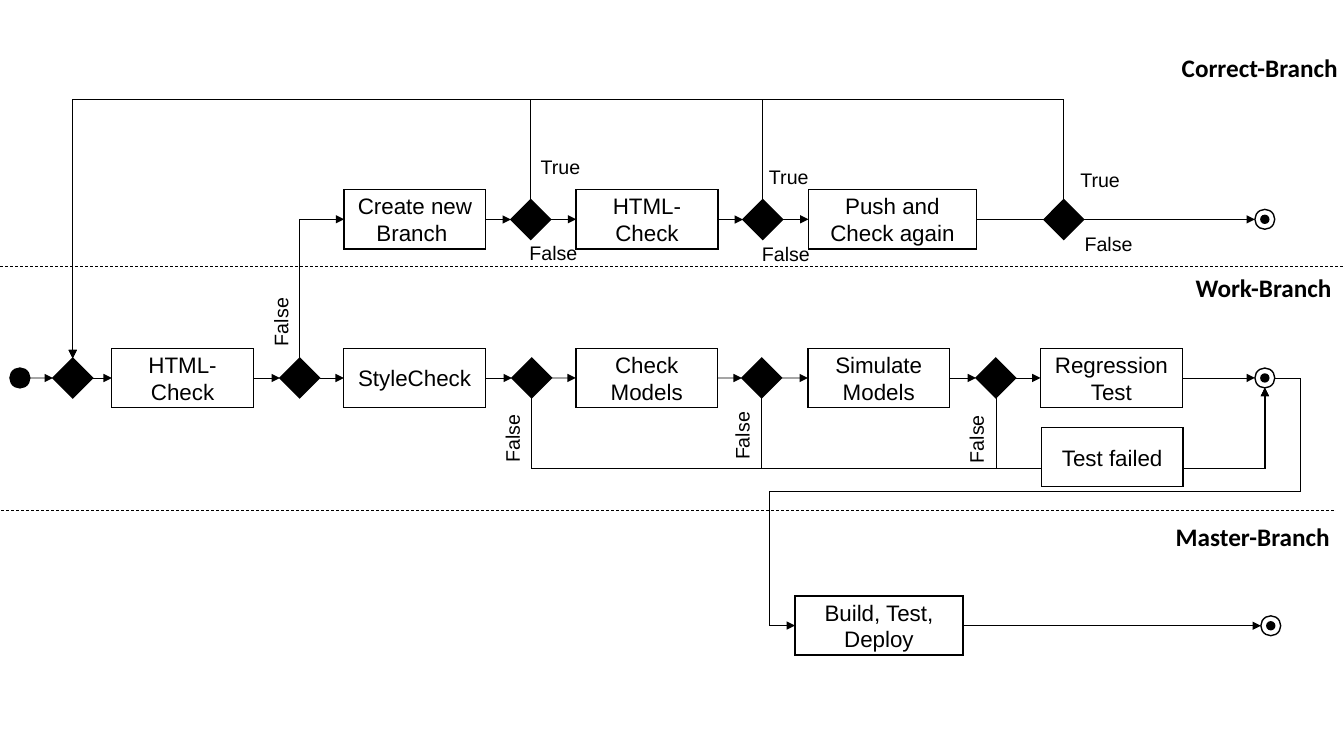
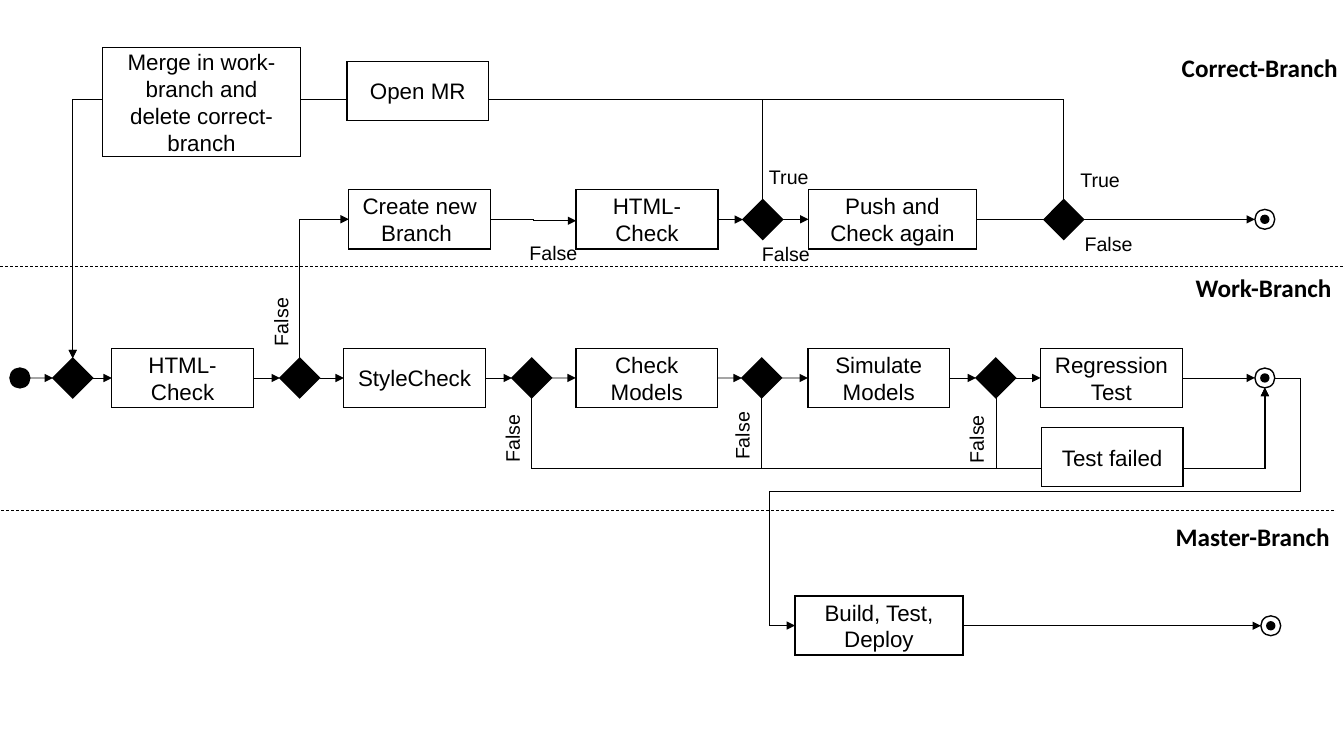
Before and after one commit to RWTH-EBC/AixLib, a slide deck: slide 1 of bin/04_Documentation/Powerpoint/PipelineProcess.pptx. Drawn at 1344x756 pixels with LibreOffice and Linux fonts; fonts in the diff are those of the drawing. Boxes give left, top, right and bottom in pixels: in the first picture for what was removed or moved away, otherwise in the second. Text is boxed around its words. In the diff, an @@ line names an element or a change of style, - is before the commit and + after.

```diff
--- a/bin/04_Documentation/Powerpoint/PipelineProcess.pptx
+++ b/bin/04_Documentation/Powerpoint/PipelineProcess.pptx
@@ rectangle added at [103, 47, 300, 156], fill #FFFFFF, outline #000000 1 pt, 16 pt, text #000000 @@
+Merge in work-branch and delete correct-branch
@@ rectangle added at [347, 62, 489, 121], fill #FFFFFF, outline #000000 1 pt, 16 pt, text #000000 @@
+Open MR
@@ elbow arrow removed from (531, 200) to (73, 358) @@
@@ text removed at [541, 160, 581, 175] @@
-True
@@ rectangle "Create new Branch": place and size @@
-rectangle "Create new Branch" at [344, 190, 486, 249]
+rectangle "Create new Branch" at [349, 190, 491, 249]
@@ diamond removed at [511, 200, 551, 239] @@
@@ elbow arrow moved from (299, 358) - (344, 220) to (299, 358) - (349, 220) @@
@@ elbow arrow moved from (486, 220) - (511, 220) to (491, 220) - (577, 221) @@
@@ elbow arrow removed from (551, 220) to (577, 220) @@
```
Also in this commit, not shown: 1 other slide changed, 45 other files.
